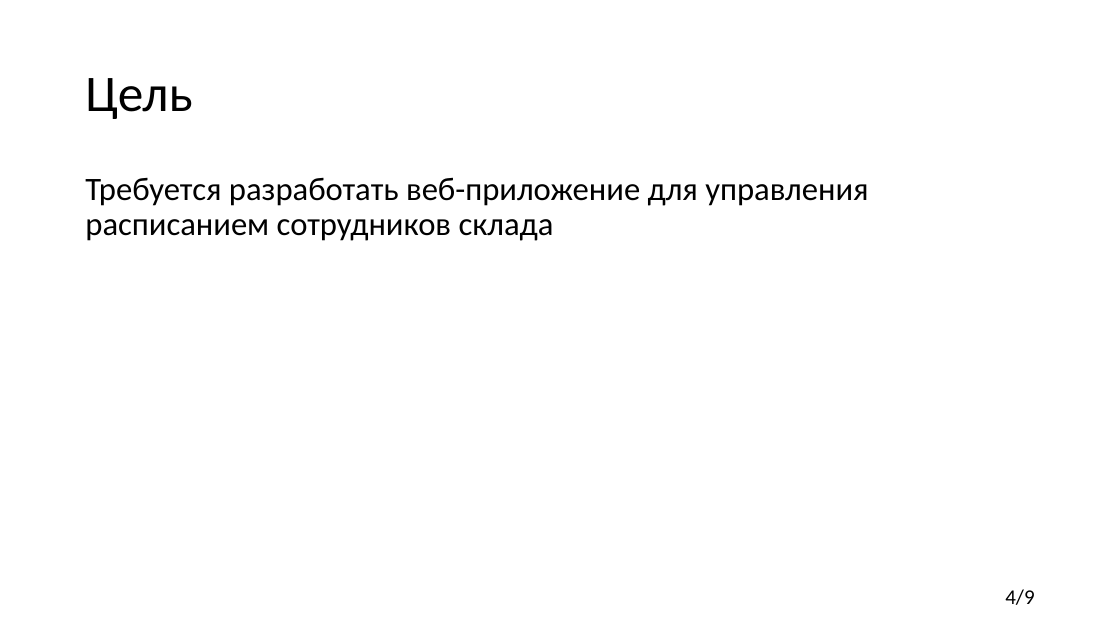
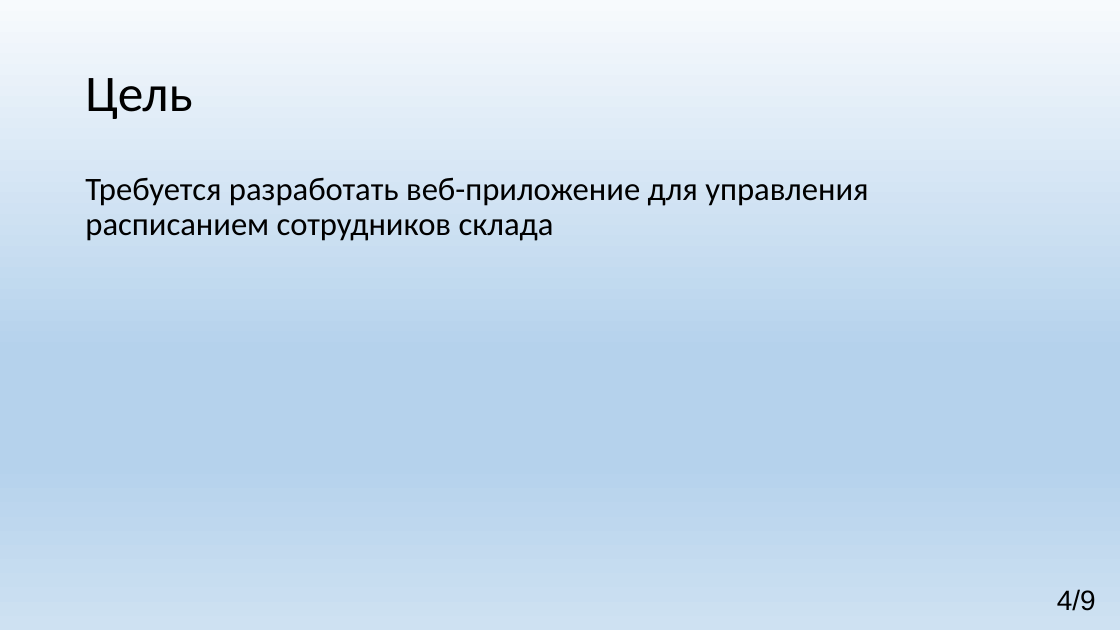
Before and after one commit to imStydent/Documents, a slide deck: slide 4 of Презентаци 2.pptx. Drawn at 1120x630 pixels with LibreOffice and Linux fonts; fonts in the diff are those of the drawing. Boxes give left, top, right and bottom in pixels: in the first picture for what was removed or moved away, otherwise in the second. Text is boxed around its words. In the diff, an @@ line names an element or a change of style, - is before the commit and + after.

```diff
--- a/Презентаци 2.pptx
+++ b/Презентаци 2.pptx
@@ background #FFFFFF to gradient #F7FAFD to #B5D2EC to #CEE1F2 @@
@@ text "4/9" moved from (x1=1005, y1=589, x2=1034, y2=605) to (x1=1057, y1=589, x2=1096, y2=611) @@
@@ text "4/9" at (x1=1057, y1=589, x2=1096, y2=611): size 18 to 24 pt, font Calibri to Arial @@
```
Also in this commit, not shown: 9 other slides changed, 1 other file.
